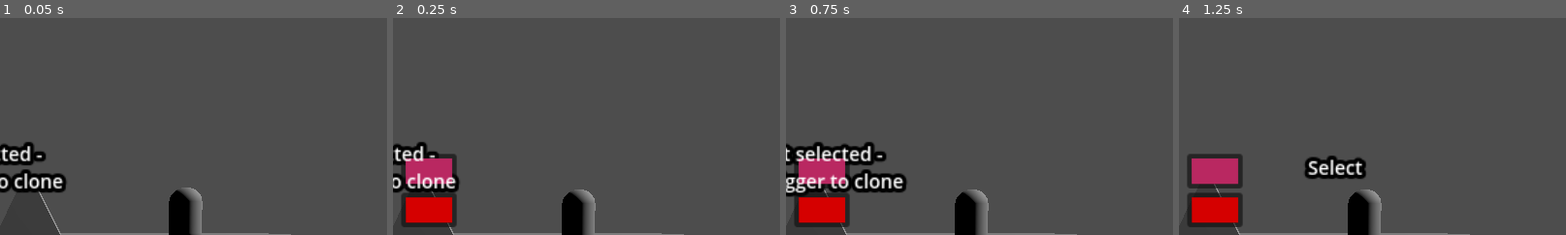
Above: before the commit, frames 1-4 (left to right).
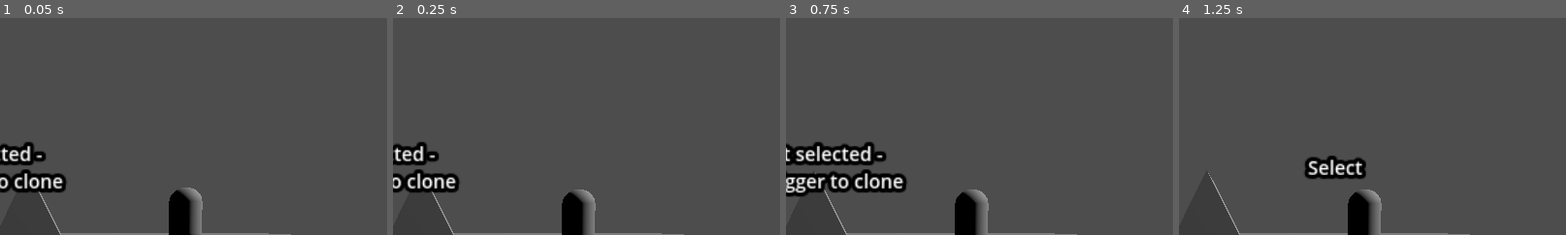
Above: after the commit, the same moments.

Repository: g-vidhulakripali/Vodoo
Game: Godot game, scene res://scenes/Root.tscn
The game is run twice, just before and just after one commit, with the same random seed, the same clock (stepped at 60 frames per second) and the same inputs.
Inputs:
- Up to frame 1 (0.05 s): no input
- Up to frame 2 (0.25 s): no input
- Up to frame 3 (0.75 s): tap Enter (ui_accept) at 0.5 s; hold Right (move_right) from 0.53 s (still down); hold Space (simulate_trigger) from 0.53 s (still down)
- Up to frame 4 (1.25 s): keep holding Right (move_right); keep holding Space (simulate_trigger); tap Enter (ui_accept) at 0.77 s
The pictures show only the part of the screen within x 42-92%, y 1-51%; the shares and areas given below are measured in that part.

Frame 1 is identical in both runs. In frame 2, 3.9% of the frame differs, in the area x 2-17%, y 62-97%; in frame 3, 3.7%; in frame 4, 4.5%.

Commit message:
I don't like that scene now

Diff:
--- a/scenes/Root.tscn
+++ b/scenes/Root.tscn
@@ -1,9 +1,8 @@
-[gd_scene load_steps=9 format=3 uid="uid://6rbgx3rjhiqn"]
+[gd_scene load_steps=8 format=3 uid="uid://6rbgx3rjhiqn"]
 
 [ext_resource type="Script" uid="uid://cy11h2ek1uee6" path="res://scripts/XRBootStrap.gd" id="1_mvcll"]
 [ext_resource type="PackedScene" uid="uid://cijoo45fnq4ct" path="res://scenes/Pickable.tscn" id="2_ont70"]
 [ext_resource type="Script" uid="uid://v273jf2mg30i" path="res://scripts/voodo_r.gd" id="3_5npxh"]
-[ext_resource type="PackedScene" uid="uid://2mx50cspc1vc" path="res://scenes/colorSelector.tscn" id="4_c618l"]
 
 [sub_resource type="PlaneMesh" id="PlaneMesh_170dk"]
 
@@ -74,7 +73,4 @@
 "
 font_size = 14
 
-[node name="ColorSelector" parent="." groups=["colorSelector"] instance=ExtResource("4_c618l")]
-transform = Transform3D(1, 0, 0, 0, 1, 0, 0, 0, 1, -0.0751537, 0.0230254, 0.849297)
-
 [connection signal="button_pressed" from="XROrigin3D/Voodo-R" to="XROrigin3D/Voodo-R" method="_on_button_pressed"]
